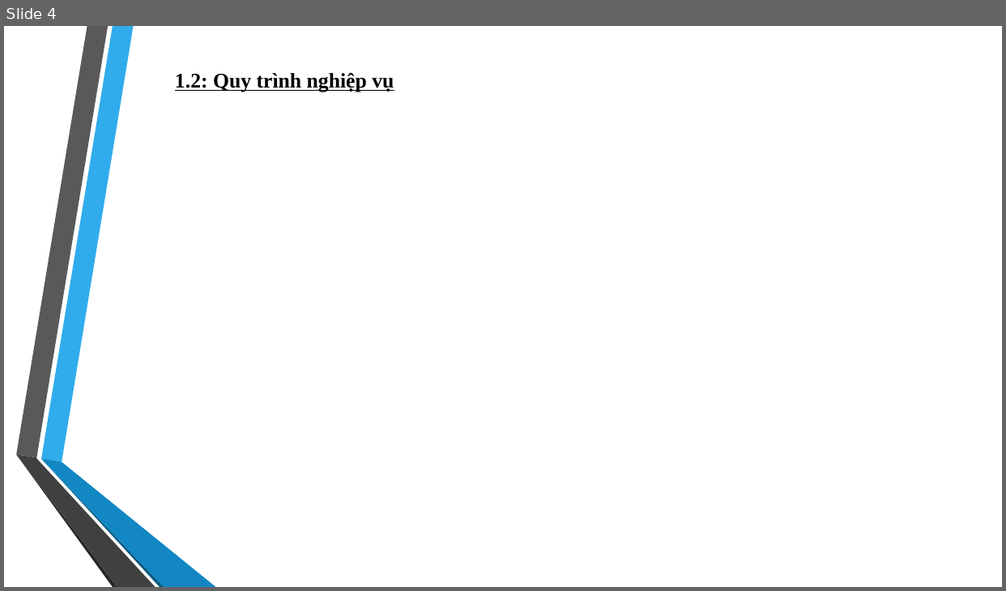
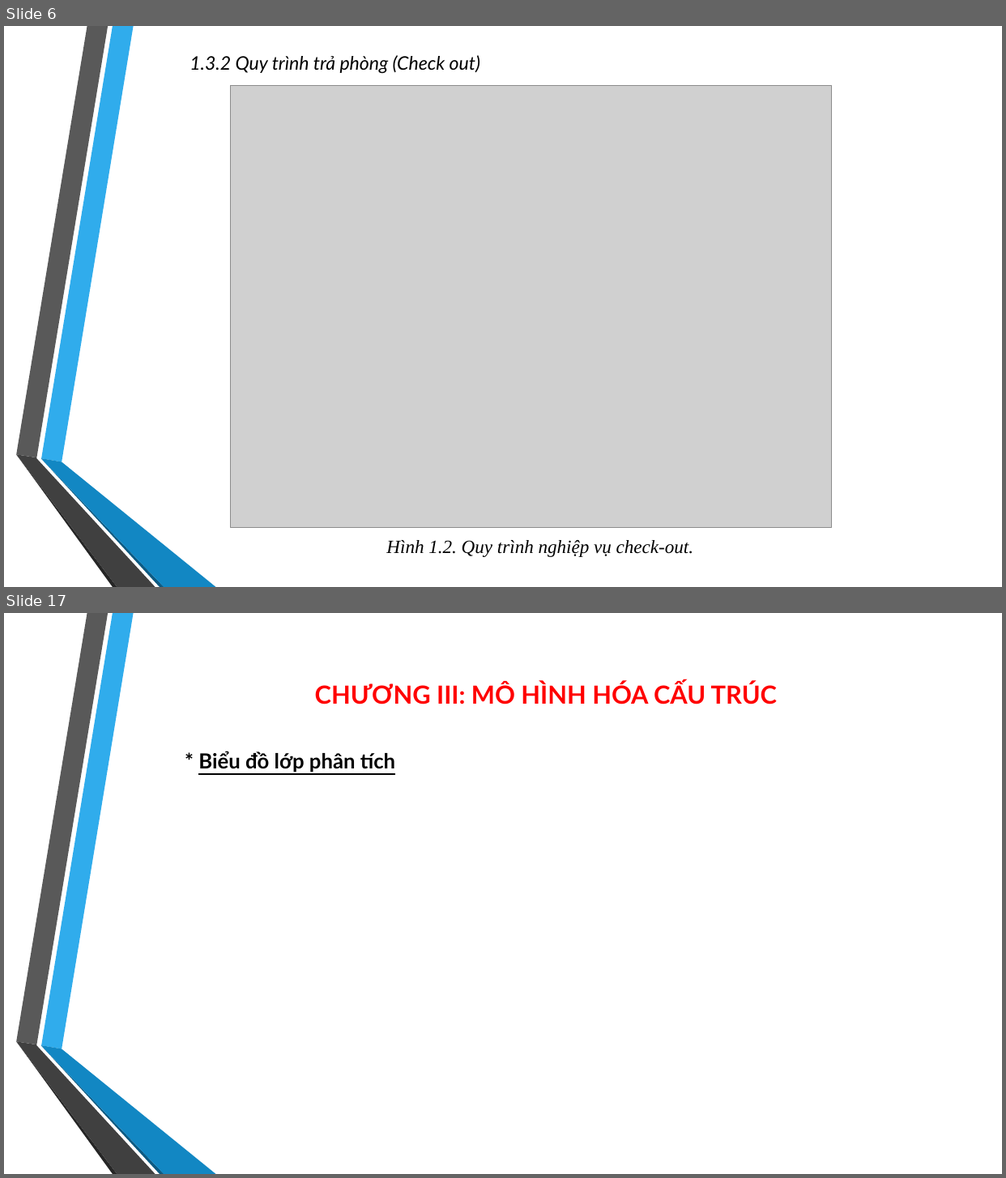
Before and after one commit to DaemonZZ/pttkht, a slide deck: QLKS.pptx. Shown one above the other, each under a label of ours: slide 4 before the commit, slides 6 and 17 after it; the slides between them are not shown. The pictures are 1006x591 and 1006x1178 pixels, drawn with LibreOffice and Linux fonts; fonts in the diff are those of the drawing; grey boxes stand for pictures; background and template pictures are left out. Boxes give left, top, right and bottom in pixels: in the first picture for what was removed or moved away, otherwise in the second. Text is boxed around its words. In the diff, an @@ line names an element or a change of style, - is before the commit and + after.

```diff
--- a/QLKS.pptx
+++ b/QLKS.pptx
@@ slide 17 added at <box>4,613,1002,1174</box>, background picture (left out); not listed: 6 template elements that a slide beside it also shows @@
@@ text added at <box>315,682,777,705</box>, 24 pt, text #FF0000, bold @@
+CHƯƠNG III: MÔ HÌNH HÓA CẤU TRÚC
@@ text added at <box>198,751,395,773</box>, 20 pt, text #000000, bold, underline @@
+* Biểu đồ lớp phân tích
@@ what was slide 4 is now slide 6 @@
@@ slide 6 changed as well @@
@@ text added at <box>189,55,480,74</box>, 18 pt, text #000000, italic @@
+1.3.2 Quy trình trả phòng (Check out)
@@ picture added at <box>231,86,832,528</box> @@
@@ text at <box>386,540,693,557</box>: text changed; size 20 to 18 pt; bold off; italic on @@
-1.2: Quy trình nghiệp vụ
+Hình 1.2. Quy trình nghiệp vụ check-out.
```
Also in this commit, not shown: 5 other slides changed, 28 other slides added, 9 slides removed, 3 other files.
